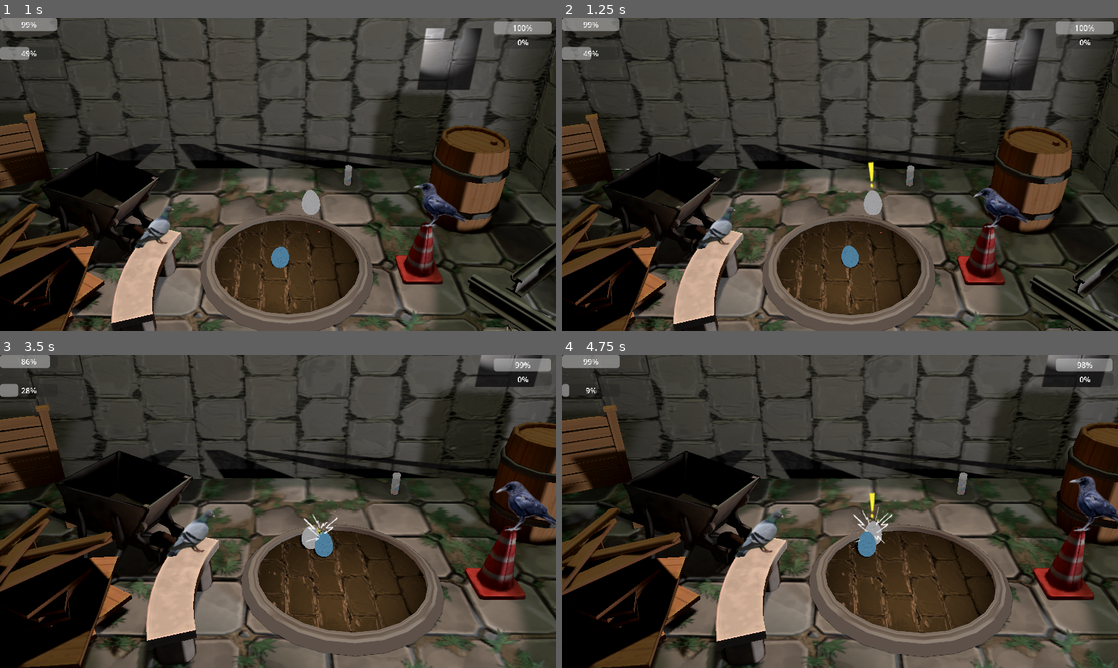
Above: before the commit, frames 1-4 (two rows, left to right).
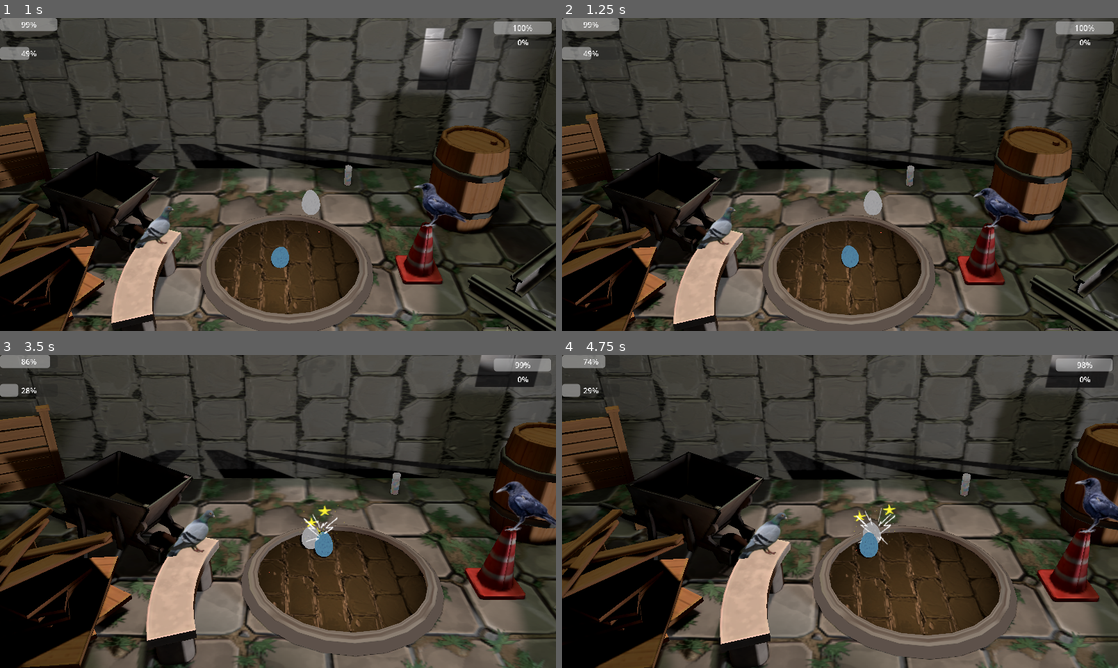
Above: after the commit, the same moments.

Repository: onlysusbastian/juniper_dev_gamejam
Game: Godot game, scene res://Scenes/main.tscn
Same seed, same stepped clock (60 frames per second), same inputs: the game is played once before the commit and once after it. Sound files missing from this copy of the repository are replaced by a short silence.
Inputs (mouse positions are in pixels of both pictures, inside the frame that each line leads up to):
- Up to frame 1 (1 s): move the mouse to (400, 158) at 0.52 s; press the mouse at (400, 158) at 0.53 s; tap S (airtime_attack) at 0.6 s
- Up to frame 2 (1.25 s): no input
- Up to frame 3 (3.5 s): move the mouse to (166, 527) at 1.27 s; release the mouse at (166, 527) at 1.28 s; click (166, 527) at 1.35 s; tap S (airtime_attack) at 1.55, 2.1, 3.05 s; move the mouse to (333, 442) at 2.02 s; press the mouse at (333, 442) at 2.03 s; move the mouse to (250, 574) at 2.77 s; release the mouse at (250, 574) at 2.78 s; click (250, 574) at 2.85 s
- Up to frame 4 (4.75 s): move the mouse to (1006, 558) at 3.52 s; hold Space (rhythm_hit) 3.53-4.28 s; click (1006, 558) at 3.8 s; move the mouse to (673, 464) at 4.27 s; tap A (special_attack1) at 4.35 s; tap S (airtime_attack) at 4.55 s

Frame 1 is identical in both runs. In frame 2, less than 0.1% of the frame differs, in the area x 55-57%, y 45-55%; in frame 3, less than 0.1%; in frame 4, 18%, in the area x 0-100%, y 0-100%.

Commit message:
special effects

Diff:
--- a/Scenes/Player.tscn
+++ b/Scenes/Player.tscn
@@ -107,6 +107,54 @@
 }, {
 "duration": 1.0,
 "texture": ExtResource("7_glx4g")
+}, {
+"duration": 1.0,
+"texture": ExtResource("4_megsn")
+}, {
+"duration": 1.0,
+"texture": ExtResource("5_yoq75")
+}, {
+"duration": 1.0,
+"texture": ExtResource("6_ksbbd")
+}, {
+"duration": 1.0,
+"texture": ExtResource("7_glx4g")
+}, {
+"duration": 1.0,
+"texture": ExtResource("4_megsn")
+}, {
+"duration": 1.0,
+"texture": ExtResource("5_yoq75")
+}, {
+"duration": 1.0,
+"texture": ExtResource("6_ksbbd")
+}, {
+"duration": 1.0,
+"texture": ExtResource("7_glx4g")
+}, {
+"duration": 1.0,
+"texture": ExtResource("4_megsn")
+}, {
+"duration": 1.0,
+"texture": ExtResource("5_yoq75")
+}, {
+"duration": 1.0,
+"texture": ExtResource("6_ksbbd")
+}, {
+"duration": 1.0,
+"texture": ExtResource("7_glx4g")
+}, {
+"duration": 1.0,
+"texture": ExtResource("4_megsn")
+}, {
+"duration": 1.0,
+"texture": ExtResource("5_yoq75")
+}, {
+"duration": 1.0,
+"texture": ExtResource("6_ksbbd")
+}, {
+"duration": 1.0,
+"texture": ExtResource("7_glx4g")
 }],
 "loop": false,
 "name": &"default",
@@ -133,13 +181,13 @@
 visible = false
 sprite_frames = SubResource("SpriteFrames_nn08x")
 autoplay = "default"
-frame_progress = 0.9502544
+frame_progress = 0.108772814
 
 [node name="hit_effect" type="AnimatedSprite3D" parent="."]
-transform = Transform3D(-0.18986185, 0, -0.4736128, 0, 0.74609387, 0, 1.1599253, 0, -0.07752311, 0.049423277, 2.545956, 0)
+transform = Transform3D(0.06932092, 0, -1.780775, 0, 4.3379993, 0, 4.3594484, 0, 0.028316677, 0.049423277, 3.022299, 0)
 sprite_frames = SubResource("SpriteFrames_miouo")
 autoplay = "default"
-frame = 7
+frame = 23
 frame_progress = 1.0
 
 [node name="Visual" type="Node3D" parent="."]
--- a/Scripts/enemy.gd
+++ b/Scripts/enemy.gd
@@ -171,7 +171,9 @@
 				)
 
 				player.hit_stun = 0.05
-				player.got_hit()
+
+				if enemy_force > player_force:
+					player.got_hit()
 
 				hit_wobble_timer = 0.25
 				player.hit_wobble_timer = 0.25
--- a/Scripts/player.gd
+++ b/Scripts/player.gd
@@ -12,6 +12,8 @@
 @export var attack_effect_duration := 1.0
 
 const BIG_HIT_THRESHOLD := 2.0
+var play_hit_animation = 0.0
+var hit_animation_timer := 0.0
 var airtime_progress := 0.0
 var trail
 var pending_hit_stop := 0.0
@@ -92,6 +94,16 @@
 	flash_material.emission = Color.WHITE
 
 func _physics_process(delta):
+	if hit_animation_timer > 0:
+
+		hit_animation_timer -= delta
+
+		if hit_animation_timer <= 0:
+
+			hit_effect.visible = true
+			hit_effect.stop()
+			hit_effect.play()
+
 	if attack_effect_timer > 0:
 
 		attack_effect_timer -= delta
@@ -128,17 +140,19 @@
 	if Input.is_action_just_pressed("special_attack1") \
 	and current_boost >= 20 \
 	and !charging_special \
-	and special_timer <= 0:
+	and special_timer <= 0 \
+	and !hit_effect.visible:
 		attack_effect_timer = attack_effect_duration
 		charging_special = true
 		special_charge_timer = special_charge_time
 		current_boost = current_boost - 20
 
 	if Input.is_action_just_pressed("airtime_attack") \
-		and current_boost >= 49 \
-		and !airtime_active \
-		and !charging_special \
-		and special_timer <= 0:
+	and current_boost >= 49 \
+	and !airtime_active \
+	and !charging_special \
+	and special_timer <= 0 \
+	and !hit_effect.visible:
 			attack_effect_timer = attack_effect_duration
 			airtime_active = true
 			airtime_phase = 0
@@ -185,6 +199,13 @@
 		return
 
 	hit_stun -= delta
+	if play_hit_animation and hit_stun <= 0:
+
+		play_hit_animation = false
+
+		hit_effect.visible = true
+		hit_effect.stop()
+		hit_effect.play()
 
 	 # SPECIAL DASH
 
@@ -452,10 +473,10 @@
 
 func got_hit():
 
-	hit_effect.visible = true
-
-	hit_effect.stop()
-	hit_effect.play()
+	if attack_effect_timer > 0:
+		return
+
+	play_hit_animation = true
 
 func _on_hit_effect_finished():
 
